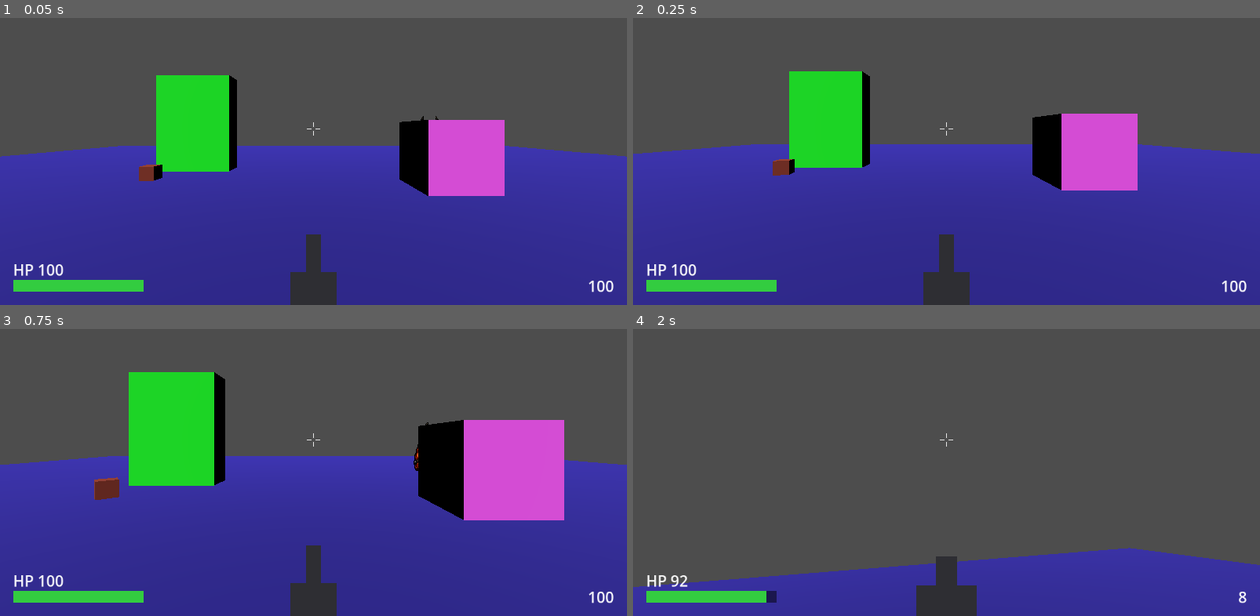
Above: before the commit, frames 1-4 (two rows, left to right).
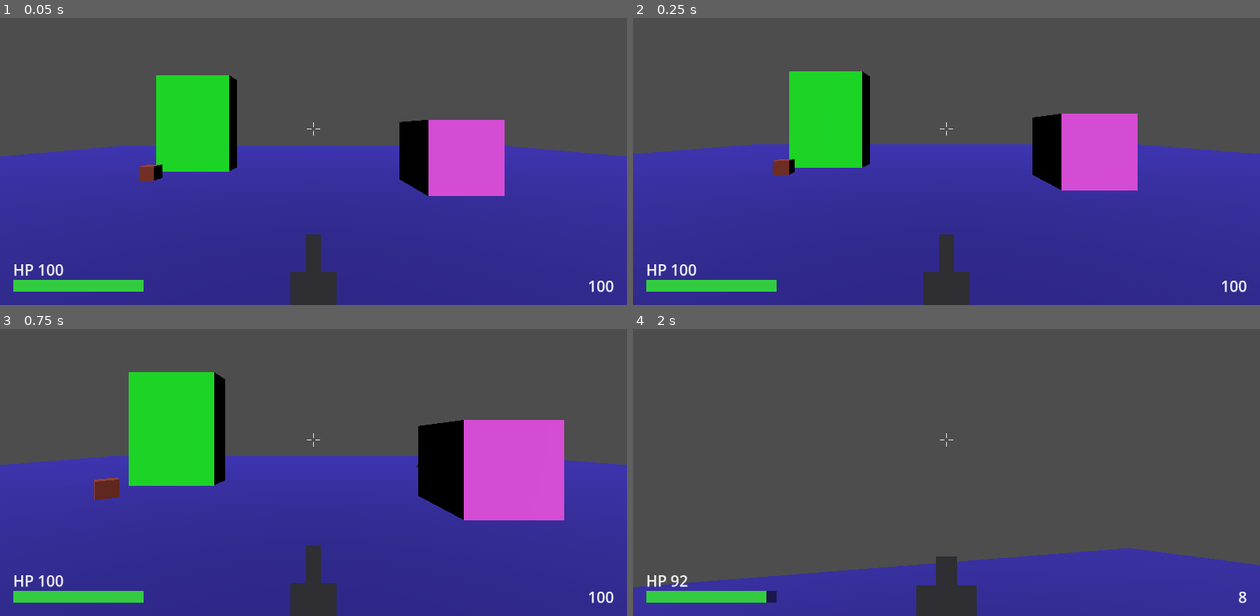
Above: after the commit, the same moments.

Repository: Rognlosh/DoomGodotYandex
Game: Godot game, scene res://scenes/main/main.tscn
The game is run twice, just before and just after one commit, with the same random seed, the same clock (stepped at 60 frames per second) and the same inputs.
Inputs (mouse positions are in pixels of both pictures, inside the frame that each line leads up to):
- Up to frame 1 (0.05 s): no input
- Up to frame 2 (0.25 s): no input
- Up to frame 3 (0.75 s): tap Enter at 0.5 s; move the mouse to (282, 509) at 0.52 s; press the mouse at (282, 509) at 0.53 s; hold W (move_forward) from 0.53 s (still down)
- Up to frame 4 (2 s): keep holding W (move_forward); tap Space (jump) at 0.77, 1.52 s; move the mouse to (990, 443) at 1.27 s; release the mouse at (990, 443) at 1.28 s; tap Mouse wheel up (weapon_next) at 1.35 s

The runs differ from the first frame. In frame 1, less than 0.1% of the frame differs, in the area x 67-70%, y 34-36%; in frame 2, nothing differs; in frame 3, less than 0.1%, in the area x 65-69%, y 32-50%; in frame 4, nothing differs.

Commit message:
feat: directional animated enemy sprites (8 racurses, walk/attack/death)

Diff:
--- a/scenes/enemies/enemy_base.gd
+++ b/scenes/enemies/enemy_base.gd
@@ -1,54 +1,37 @@
 class_name EnemyBase
 extends CharacterBody3D
-## Базовый враг: наземный, ближний бой. Играбелен «как есть» (наш первый враг)
-## и служит базой для других типов. Расширение без копипасты — два пути:
-##   1) другие цифры — меняешь @export в инспекторе унаследованной сцены;
-##   2) другое поведение — extends EnemyBase и переопределяешь хук
-##      (_move_towards_target / _perform_attack / _can_see_target / _on_death).
+## Базовый враг: наземный, ближний бой. Играбелен «как есть» и служит базой.
+## Расширение без копипасты: (1) другие цифры — @export в наследнике;
+## (2) другое поведение — переопределить хук.
 
-## Состояния ИИ (как enum в C#: State.IDLE и т.д.).
 enum State { IDLE, CHASE, ATTACK, DEAD }
 
 @export_group("Характеристики")
-## Скорость преследования, м/с.
 @export var move_speed: float = 4.0
-## Радиус, в котором враг замечает игрока, м.
 @export var detection_range: float = 18.0
-## Дистанция, с которой враг бьёт, м.
 @export var attack_range: float = 2.0
-## Урон за один удар.
 @export var attack_damage: float = 8.0
-## Пауза между ударами, с.
 @export var attack_cooldown: float = 1.2
-## Гравитация, м/с².
 @export var gravity: float = 24.0
 
 @export_group("Цель")
-## Группа, в которой ищем игрока. &"..." — StringName (дешёвая интернированная строка).
 @export var target_group: StringName = &"player"
 
-# $Узел — это get_node("Узел"); @onready откладывает до готовности дерева.
 @onready var _health: HealthComponent = $HealthComponent
-@onready var _sprite: Sprite3D = $Sprite3D
+@onready var _sprite: DirectionalSprite3D = $Sprite3D
 
-# Цель (игрок). Может исчезнуть (рестарт уровня) — ищем лениво.
 var _target: Node3D
 var _state: State = State.IDLE
-# Обратный отсчёт до следующего удара, с.
 var _attack_timer: float = 0.0
-# Высота «глаз» для луча видимости и центра удара, м.
 const _EYE_OFFSET := Vector3(0.0, 1.0, 0.0)
 
 
 func _ready() -> void:
-	# Реакция на смерть — наша (signal up).
 	_health.died.connect(_on_death)
-	# Плейсхолдер-текстура, если арт ещё не назначен в инспекторе (ноль веса билда).
-	if _sprite.texture == null:
-		_sprite.texture = _make_placeholder_texture()
+	# Вспышка боли при уроне (но не на добивающем — там играет смерть).
+	_health.health_changed.connect(_on_health_changed)
 
 
-# Конвенция урона: тело принимает урон и делегирует в компонент.
 func take_damage(amount: float) -> void:
 	_health.take_damage(amount)
 
@@ -56,20 +39,13 @@
 func _physics_process(delta: float) -> void:
 	if _state == State.DEAD:
 		return
-
 	if _attack_timer > 0.0:
 		_attack_timer -= delta
-
 	_acquire_target()
-
-	# match — аналог switch.
 	match _state:
-		State.IDLE:
-			_state_idle(delta)
-		State.CHASE:
-			_state_chase(delta)
-		State.ATTACK:
-			_state_attack(delta)
+		State.IDLE: _state_idle(delta)
+		State.CHASE: _state_chase(delta)
+		State.ATTACK: _state_attack(delta)
 
 
 # --- Состояния ---
@@ -90,21 +66,22 @@
 		_state = State.ATTACK
 		return
 	if dist > detection_range:
-		_state = State.IDLE  # потеряли — назад в ожидание
+		_state = State.IDLE
 		return
+	_sprite.play(&"walk")
 	_move_towards_target(delta)
 
 
 func _state_attack(delta: float) -> void:
-	# Стоим на месте, гасим горизонтальную скорость, бьём по кулдауну.
 	_apply_gravity(delta)
 	velocity.x = 0.0
 	velocity.z = 0.0
 	move_and_slide()
-
 	if _target == null:
 		_state = State.IDLE
 		return
+	# Бьём — значит смотрим на цель.
+	_face_dir(_target.global_position - global_position)
 	if global_position.distance_to(_target.global_position) > attack_range:
 		_state = State.CHASE
 		return
@@ -115,7 +92,6 @@
 
 # --- Хуки для переопределения у наследников ---
 
-## Обнаружение: в радиусе И есть прямая видимость. Переопредели под конус/360°.
 func _can_see_target() -> bool:
 	if _target == null:
 		return false
@@ -124,35 +100,49 @@
 	return _has_line_of_sight()
 
 
-## Движение к цели. По умолчанию — по земле с гравитацией. Летающий переопределит.
 func _move_towards_target(delta: float) -> void:
 	_apply_gravity(delta)
 	var to_target := _target.global_position - global_position
-	to_target.y = 0.0  # только горизонталь
+	to_target.y = 0.0
 	var dir := to_target.normalized()
 	velocity.x = dir.x * move_speed
 	velocity.z = dir.z * move_speed
+	_face_dir(dir)  # смотрим, куда идём — отсюда и берутся думовские ракурсы
 	move_and_slide()
 
 
-## Атака. По умолчанию — ближний бой. Стреляющий переопределит (спавн снаряда).
 func _perform_attack() -> void:
+	_sprite.play(&"attack")
 	if _target != null and _target.has_method("take_damage"):
 		_target.take_damage(attack_damage)
 
 
-## Смерть. По умолчанию — труп: стоп ИИ, снять коллизию, «положить» спрайт, исчезнуть.
 func _on_death() -> void:
 	_state = State.DEAD
 	velocity = Vector3.ZERO
-	# set_deferred — менять параметры физики безопасно вне шага симуляции.
 	set_deferred(&"collision_layer", 0)
 	set_deferred(&"collision_mask", 0)
-	_sprite.rotation_degrees.z = 90.0
+	_sprite.play(&"death")
 	get_tree().create_timer(2.0).timeout.connect(queue_free)
 
 
 # --- Вспомогательное ---
+
+func _on_health_changed(current: float, _maximum: float) -> void:
+	# Жив после удара — вспышка. Ноль (добили) — пропуск, играет смерть.
+	if current > 0.0:
+		_sprite.flash_pain()
+
+
+## Повернуть тело по горизонтали в сторону d (его -Z станет смотреть туда).
+## Спрайт-биллборд это не вращает визуально — поворот нужен лишь как «взгляд»
+## для выбора ракурса в DirectionalSprite3D. Капсула симметрична — физике всё равно.
+func _face_dir(d: Vector3) -> void:
+	var flat := Vector3(d.x, 0.0, d.z)
+	if flat.length() < 0.01:
+		return
+	look_at(global_position + flat, Vector3.UP)
+
 
 func _apply_gravity(delta: float) -> void:
 	if not is_on_floor():
@@ -169,25 +159,8 @@
 	var from := global_position + _EYE_OFFSET
 	var to := _target.global_position + _EYE_OFFSET
 	var query := PhysicsRayQueryParameters3D.create(from, to)
-	query.exclude = [get_rid()]  # не «видеть» собственную капсулу
+	query.exclude = [get_rid()]
 	var result := space_state.intersect_ray(query)
-	# Видимость есть, если луч ни во что не упёрся ИЛИ упёрся в саму цель.
 	if result.is_empty():
 		return true
 	return result.get("collider") == _target
-
-
-## Временный визуал, пока нет пиксель-арта: силуэт с тёмной рамкой. Ноль веса билда.
-## Появится спрайт — назначь texture в инспекторе, эта генерация сама отключится.
-func _make_placeholder_texture() -> Texture2D:
-	var w := 32
-	var h := 48
-	var img := Image.create(w, h, false, Image.FORMAT_RGBA8)
-	img.fill(Color(0.0, 0.0, 0.0, 0.0))  # прозрачный фон
-	var body := Color(0.7, 0.15, 0.15)
-	var border := Color(0.1, 0.0, 0.0)
-	for y in h:
-		for x in w:
-			var is_edge := x == 0 or y == 0 or x == w - 1 or y == h - 1
-			img.set_pixel(x, y, border if is_edge else body)
-	return ImageTexture.create_from_image(img)
--- a/scenes/enemies/enemy_base.tscn
+++ b/scenes/enemies/enemy_base.tscn
@@ -2,6 +2,7 @@
 
 [ext_resource type="Script" uid="uid://dc5ocp1bxufs1" path="res://scenes/enemies/enemy_base.gd" id="1_qty17"]
 [ext_resource type="Script" uid="uid://3xtjeljrqxo1" path="res://scripts/health_component.gd" id="2_pkqou"]
+[ext_resource type="Script" uid="uid://cdirsprite3d0" path="res://scripts/directional_sprite_3d.gd" id="3_dspr0"]
 
 [sub_resource type="CapsuleShape3D" id="CapsuleShape3D_satqt"]
 radius = 0.4
@@ -20,6 +21,7 @@
 billboard = 2
 alpha_cut = 1
 texture_filter = 0
+script = ExtResource("3_dspr0")
 
 [node name="HealthComponent" type="Node" parent="." unique_id=67558913]
 script = ExtResource("2_pkqou")
--- a/scenes/enemies/melee_grunt.tscn
+++ b/scenes/enemies/melee_grunt.tscn
@@ -1,11 +1,43 @@
 [gd_scene format=3 uid="uid://djyxa4b1xgyjk"]
 
 [ext_resource type="PackedScene" uid="uid://1hb3ai71rj5u" path="res://scenes/enemies/enemy_base.tscn" id="1_gjxx1"]
-[ext_resource type="Texture2D" uid="uid://725fvt2peipi" path="res://sprites/enemy_grunt_stand.png" id="2_0yqks"]
+[ext_resource type="Texture2D" uid="uid://dtralalero7sh" path="res://sprites/enemy_tralalero.png" id="2_tral0"]
+[ext_resource type="Script" uid="uid://bsh1anim2type" path="res://scripts/sprite_animation.gd" id="3_anim0"]
+
+[sub_resource type="Resource" id="Resource_walk"]
+script = ExtResource("3_anim0")
+name = &"walk"
+row_start = 0
+frame_count = 4
+fps = 8.0
+loop = true
+directional = true
+metadata/_custom_type_script = "uid://bsh1anim2type"
+
+[sub_resource type="Resource" id="Resource_atk"]
+script = ExtResource("3_anim0")
+name = &"attack"
+row_start = 4
+frame_count = 2
+fps = 8.0
+loop = false
+directional = true
+metadata/_custom_type_script = "uid://bsh1anim2type"
+
+[sub_resource type="Resource" id="Resource_death"]
+script = ExtResource("3_anim0")
+name = &"death"
+row_start = 6
+frame_count = 4
+fps = 8.0
+loop = false
+directional = false
+metadata/_custom_type_script = "uid://bsh1anim2type"
 
 [node name="Enemy" unique_id=360318765 instance=ExtResource("1_gjxx1")]
 
 [node name="Sprite3D" parent="." index="1" unique_id=913123013]
 transform = Transform3D(1, 0, 0, 0, 1, 0, 0, 0, 1, 0, 0.95, 0)
-pixel_size = 0.00185
-texture = ExtResource("2_0yqks")
+pixel_size = 0.028
+texture = ExtResource("2_tral0")
+animations = Array[ExtResource("3_anim0")]([SubResource("Resource_walk"), SubResource("Resource_atk"), SubResource("Resource_death")])
--- /dev/null
+++ b/scripts/directional_sprite_3d.gd
@@ -0,0 +1,163 @@
+class_name DirectionalSprite3D
+extends Sprite3D
+## Спрайт врага с думовскими ракурсами + покадровой анимацией.
+## Висит прямо на узле Sprite3D (биллборд Y). Каждый кадр:
+##   1) считает угол между «куда смотрит враг» (поворот родителя) и камерой,
+##   2) выбирает столбец-ракурс атласа (+ flip_h для левой половины круга),
+##   3) листает кадры текущей анимации по таймеру.
+## Реюзабелен: любой враг вешает этот же скрипт на свой Sprite3D и заполняет
+## массив animations своим атласом — кода под нового врага не пишем.
+
+## Текущая анимация доиграла (для невозвратных — атака/смерть).
+signal animation_finished(anim_name: StringName)
+
+@export_group("Атлас")
+## Сколько РИСУЕМЫХ ракурсов-столбцов: думовские 5 (фронт, фронт-¾, профиль,
+## спина-¾, спина). Левая половина круга — зеркало, в атласе её нет.
+@export var columns: int = 5
+## Набор анимаций (см. SpriteAnimation). Заполняется в инспекторе.
+@export var animations: Array[SpriteAnimation] = []
+## Что играть при старте.
+@export var default_animation: StringName = &"walk"
+
+@export_group("Вспышка боли")
+## Цвет короткой вспышки при получении урона.
+@export var pain_color: Color = Color(1.0, 0.4, 0.4)
+## Длительность затухания вспышки, с.
+@export var pain_duration: float = 0.12
+
+var _by_name: Dictionary = {}
+var _current: SpriteAnimation
+var _frame_index: int = 0
+var _accum: float = 0.0
+var _finished_emitted: bool = false
+var _enabled: bool = false
+# Узел, чей поворот считаем «направлением взгляда» врага (тело-родитель).
+@onready var _body: Node3D = get_parent() as Node3D
+
+
+func _ready() -> void:
+	# Нет атласа или анимаций — работаем простым статичным плейсхолдером,
+	# чтобы игра оставалась играбельной до появления арта.
+	if texture == null or animations.is_empty():
+		if texture == null:
+			texture = _make_placeholder_texture()
+		_enabled = false
+		return
+
+	# Раскладываем атлас сеткой: ширина — ракурсы, высота — суммарные строки.
+	hframes = columns
+	vframes = _compute_total_rows()
+	for a in animations:
+		_by_name[a.name] = a
+	_enabled = true
+	play(default_animation)
+
+
+func _process(delta: float) -> void:
+	if not _enabled or _current == null:
+		return
+	_advance_frame(delta)
+	_update_cell()
+
+
+## Переключить анимацию. Зацикленную ту же не перезапускаем (чтобы ходьба
+## не дёргалась от вызова каждый кадр); невозвратную (атака/смерть) — да.
+func play(anim_name: StringName) -> void:
+	var a: SpriteAnimation = _by_name.get(anim_name)
+	if a == null:
+		return
+	if a == _current and a.loop:
+		return
+	_current = a
+	_frame_index = 0
+	_accum = 0.0
+	_finished_emitted = false
+
+
+## Короткая вспышка цвета поверх кадра (реакция на урон). Кадры не трогает.
+func flash_pain() -> void:
+	modulate = pain_color
+	# create_tween — одноразовый твин: плавно гоним modulate обратно в белый.
+	var tw: Tween = create_tween()
+	tw.tween_property(self, ^"modulate", Color.WHITE, pain_duration)
+
+
+# --- Внутреннее ---
+
+func _advance_frame(delta: float) -> void:
+	if _current.frame_count <= 1:
+		return
+	_accum += delta
+	var step: float = 1.0 / maxf(_current.fps, 0.001)
+	while _accum >= step:
+		_accum -= step
+		_frame_index += 1
+		if _frame_index >= _current.frame_count:
+			if _current.loop:
+				_frame_index = 0
+			else:
+				_frame_index = _current.frame_count - 1
+				if not _finished_emitted:
+					_finished_emitted = true
+					animation_finished.emit(_current.name)
+				break
+
+
+func _update_cell() -> void:
+	var col: int = 0
+	var flip: bool = false
+	if _current.directional:
+		var pick := _pick_direction()
+		col = pick.x
+		flip = pick.y == 1
+	# frame — единый индекс ячейки: строка * ширина + столбец.
+	frame = (_current.row_start + _frame_index) * columns + col
+	flip_h = flip
+
+
+# Vector2i(столбец, flip:0/1) по углу «взгляд врага vs камера».
+func _pick_direction() -> Vector2i:
+	var cam := get_viewport().get_camera_3d()
+	if cam == null or _body == null:
+		return Vector2i(0, 0)
+	var to_cam := cam.global_position - global_position
+	to_cam.y = 0.0
+	if to_cam.length() < 0.001:
+		return Vector2i(0, 0)
+	# Куда смотрит враг (его -Z) и куда камера — в 2D-плоскости XZ.
+	var fwd := -_body.global_transform.basis.z
+	var f2 := Vector2(fwd.x, fwd.z)
+	var c2 := Vector2(to_cam.x, to_cam.z)
+	# Знаковый угол между ними, режем на 8 секторов.
+	var ang := f2.angle_to(c2)
+	var idx := int(round(ang / (TAU / 8.0)))
+	idx = ((idx % 8) + 8) % 8
+	# 0..4 — рисуемая половина; 5..7 — зеркало (flip_h).
+	# Если в игре лево/право перепутаны — поставь ang = -ang строкой выше.
+	if idx <= 4:
+		return Vector2i(idx, 0)
+	return Vector2i(8 - idx, 1)
+
+
+func _compute_total_rows() -> int:
+	var rows: int = 1
+	for a in animations:
+		rows = maxi(rows, a.row_start + a.frame_count)
+	return rows
+
+
+## Временный силуэт, пока нет атласа (ноль веса билда). Появится текстура —
+## назначь её и заполни animations: плейсхолдер сам отключится.
+func _make_placeholder_texture() -> Texture2D:
+	var w := 32
+	var h := 48
+	var img := Image.create(w, h, false, Image.FORMAT_RGBA8)
+	img.fill(Color(0.0, 0.0, 0.0, 0.0))
+	var body := Color(0.7, 0.15, 0.15)
+	var border := Color(0.1, 0.0, 0.0)
+	for y in h:
+		for x in w:
+			var is_edge := x == 0 or y == 0 or x == w - 1 or y == h - 1
+			img.set_pixel(x, y, border if is_edge else body)
+	return ImageTexture.create_from_image(img)
--- /dev/null
+++ b/scripts/sprite_animation.gd
@@ -0,0 +1,19 @@
+class_name SpriteAnimation
+extends Resource
+## Описание одной анимации в атласе (стиль ScriptableObject, как AmmoType).
+## Атлас — единая сетка: столбцы = ракурсы (5 шт.), строки = кадры.
+## Набор таких ресурсов лежит массивом в инспекторе DirectionalSprite3D.
+
+## Имя для вызова из кода: play(&"walk"). &"..." — StringName.
+@export var name: StringName = &""
+## Со скольки строки атласа начинается (0 — самая верхняя).
+@export var row_start: int = 0
+## Сколько кадров (строк) занимает.
+@export var frame_count: int = 1
+## Скорость, кадров в секунду.
+@export var fps: float = 8.0
+## Зациклить (ходьба — да; атака/смерть — нет, замирают на последнем кадре).
+@export var loop: bool = true
+## Направленная ли: true — кадр по ракурсу (ходьба/атака);
+## false — всегда столбец 0 «фронт» (смерть, как в DOOM — один ракурс).
+@export var directional: bool = true
Not shown, added: scripts/directional_sprite_3d.gd.uid
Not shown, added: scripts/sprite_animation.gd.uid
Binary file added: sprites/enemy_tralalero.png
Not shown, added: sprites/enemy_tralalero.png.import
